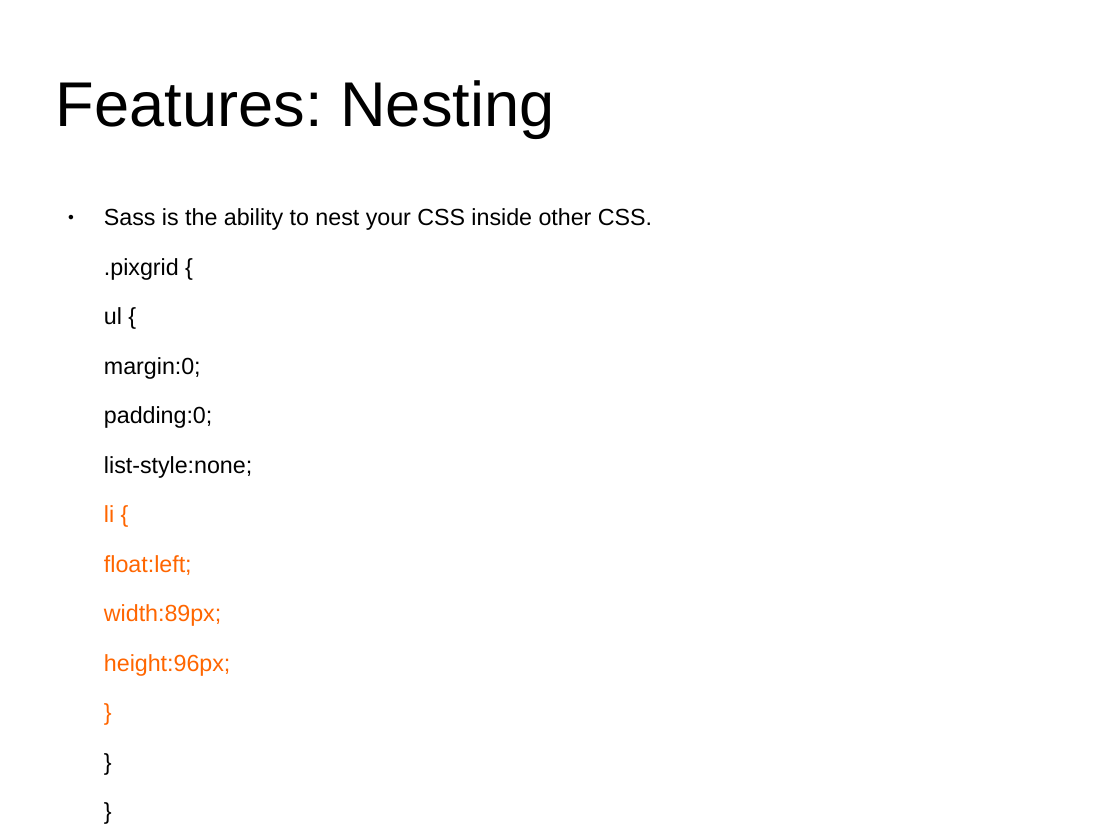
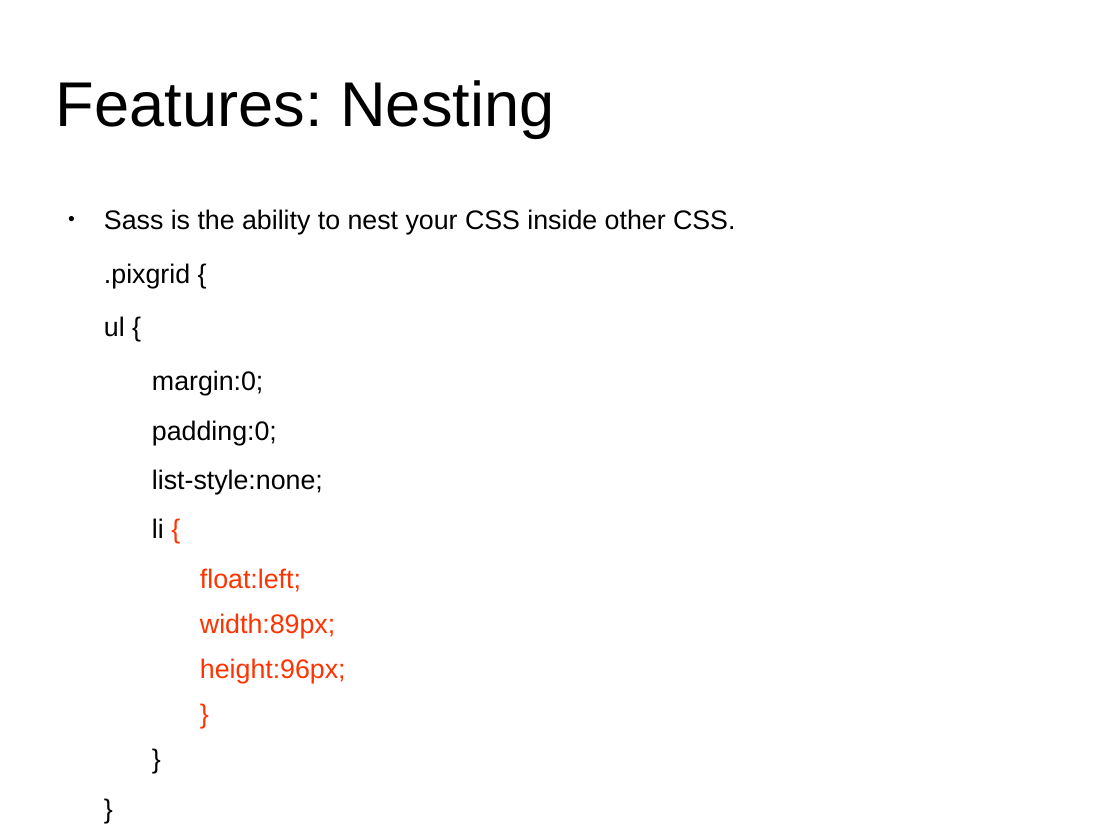
Before and after one commit to anumsh/SASS-Basics, a slide deck: slide 5 of SASS_basics.odp. Drawn at 1120x840 pixels with LibreOffice and Linux fonts; fonts in the diff are those of the drawing; background and template pictures are left out. Boxes give left, top, right and bottom in pixels: in the first picture for what was removed or moved away, otherwise in the second. Text is boxed around its words. In the diff, an @@ line names an element or a change of style, - is before the commit and + after.

```diff
--- a/SASS_basics.odp
+++ b/SASS_basics.odp
@@ text "Sass is the ability to ..." at box(104, 209, 735, 683): size 16.5 to 19 pt; text colour #FF6600 to #000000 in "li"; text colour #FF6600 to #FF3300 in "{", "float:left;", "width:89px;", "height:96px;" and 1 more places; list level 1 to 2 in "margin:0;"; list level 1 to 2 in "padding:0;"; list level 1 to 2 in "list-style:none;"; list level 1 to 2 in "li {"; list level 1 to 3 in "float:left;"; list level 1 to 3 in "width:89px;"; list level 1 to 3 in "height:96px;"; list level 1 to 3 in "}"; list level 1 to 2 in "}" @@
```
Also in this commit, not shown: 7 other slides changed, 1 slide added.
